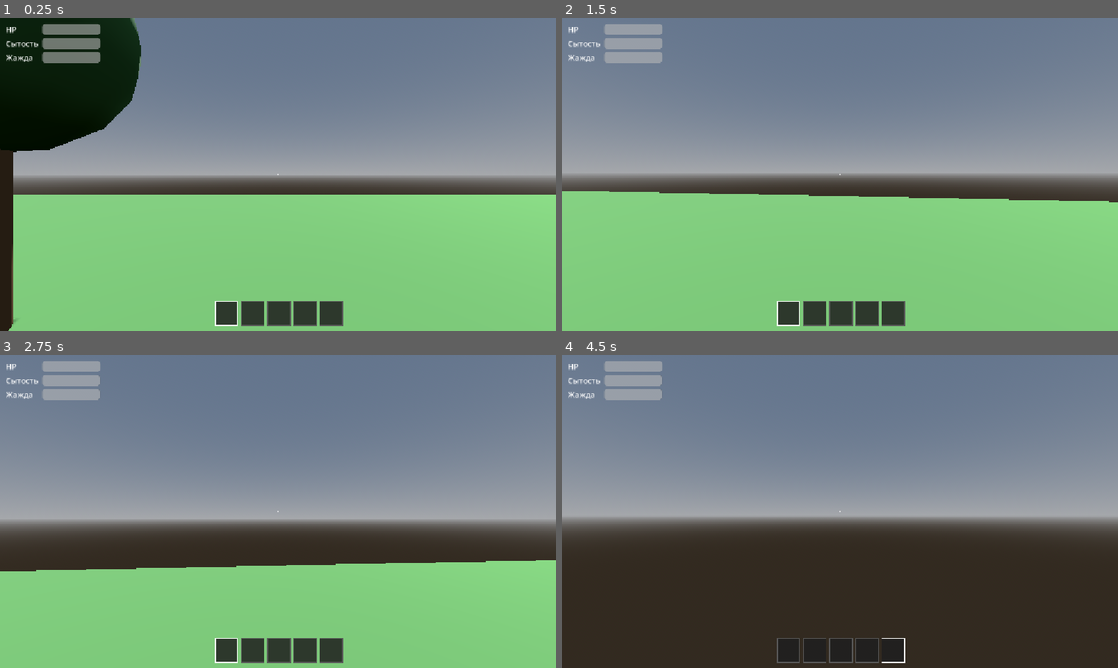
Above: before the commit, frames 1-4 (two rows, left to right).
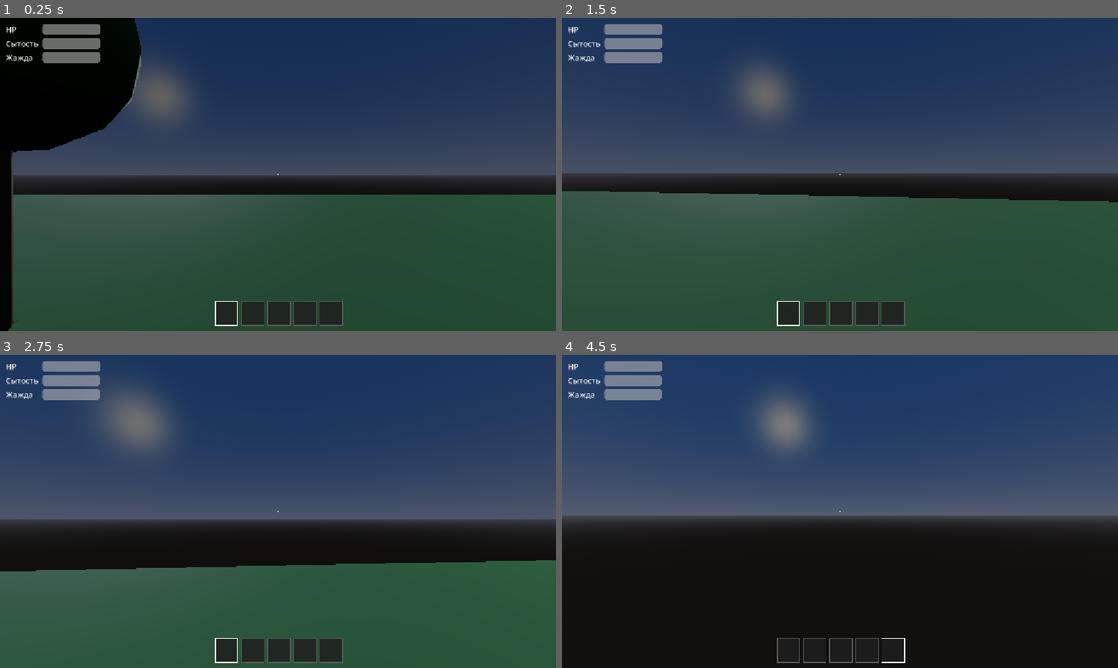
Above: after the commit, the same moments.

Repository: goverfar-tech/govno-igra
Game: Godot game, scene res://scenes/main/game.tscn
The game is run twice, just before and just after one commit, with the same random seed, the same clock (stepped at 60 frames per second) and the same inputs.
Inputs (mouse positions are in pixels of both pictures, inside the frame that each line leads up to):
- Up to frame 1 (0.25 s): no input
- Up to frame 2 (1.5 s): tap Enter (ui_accept) at 0.5 s; move the mouse to (867, 174) at 0.52 s; hold Ctrl (crouch) 0.53-1.28 s; hold W (move_forward) from 0.53 s (still down); click (867, 174) at 0.67 s; tap Space (jump) at 0.77 s; move the mouse to (812, 174) at 1.27 s; tap E (interact) at 1.35 s
- Up to frame 3 (2.75 s): keep holding W (move_forward); tap Space (jump) at 1.52 s; move the mouse to (289, 505) at 2.02 s; hold Shift (sprint) from 2.03 s (still down)
- Up to frame 4 (4.5 s): keep holding W (move_forward); move the mouse to (834, 517) at 2.77 s; release Shift (sprint) at 2.78 s; tap 1 at 2.85 s; click (834, 517) at 2.92 s; tap Space (jump) at 3.02, 3.77 s; move the mouse to (878, 514) at 3.52 s; tap 5 at 3.6 s; move the mouse to (795, 508) at 4.27 s; tap Ctrl (crouch) at 4.35 s

The runs differ from the first frame. In frame 1, 94% of the frame differs, in the area x 0-100%, y 0-100%; in frame 2, 98%; in frame 3, 98%; in frame 4, 98%.

Commit message:
feat(world): day/night cycle — rotating sun & moon, sky tinting, night toast, time_of_day_changed signal

Diff:
--- /dev/null
+++ b/scenes/world/day_night.tscn
@@ -0,0 +1,29 @@
+[gd_scene load_steps=5 format=3]
+
+[ext_resource type="Script" path="res://scripts/world/day_night.gd" id="1_daynight"]
+
+[sub_resource type="ProceduralSkyMaterial" id="sky_mat"]
+
+[sub_resource type="Sky" id="sky"]
+sky_material = SubResource("sky_mat")
+
+[sub_resource type="Environment" id="env"]
+background_mode = 2
+sky = SubResource("sky")
+ambient_light_source = 3
+
+[node name="DayNight" type="Node3D"]
+script = ExtResource("1_daynight")
+
+[node name="Sun" type="DirectionalLight3D" parent="."]
+transform = Transform3D(0.866, -0.433, 0.25, 0, 0.5, 0.866, -0.5, -0.75, 0.433, 0, 10, 0)
+shadow_enabled = true
+
+[node name="Moon" type="DirectionalLight3D" parent="."]
+transform = Transform3D(0.866, 0.433, -0.25, 0, 0.5, -0.866, -0.5, 0.75, -0.433, 0, 10, 0)
+shadow_enabled = false
+light_color = Color(0.55, 0.65, 0.9, 1)
+light_energy = 0.2
+
+[node name="WorldEnvironment" type="WorldEnvironment" parent="."]
+environment = SubResource("env")
--- a/scenes/world/world_prototype.tscn
+++ b/scenes/world/world_prototype.tscn
@@ -1,4 +1,6 @@
-[gd_scene load_steps=18 format=3]
+[gd_scene load_steps=16 format=3]
+
+[ext_resource type="PackedScene" path="res://scenes/world/day_night.tscn" id="1_daynight"]
 
 [ext_resource type="PackedScene" path="res://scenes/interaction/pickup_item.tscn" id="2_pickup"]
 
@@ -11,15 +13,6 @@
 [ext_resource type="Resource" path="res://resources/items/berry.tres" id="7_berry"]
 
 [ext_resource type="Resource" path="res://resources/items/flask.tres" id="8_flask"]
-
-[sub_resource type="ProceduralSkyMaterial" id="sky_mat"]
-
-[sub_resource type="Sky" id="sky"]
-sky_material = SubResource("sky_mat")
-
-[sub_resource type="Environment" id="env"]
-background_mode = 2
-sky = SubResource("sky")
 
 [sub_resource type="StandardMaterial3D" id="mat_grass"]
 albedo_color = Color(0.35, 0.55, 0.3, 1)
@@ -47,12 +40,7 @@
 
 [node name="WorldPrototype" type="Node3D"]
 
-[node name="WorldEnvironment" type="WorldEnvironment" parent="."]
-environment = SubResource("env")
-
-[node name="Sun" type="DirectionalLight3D" parent="."]
-transform = Transform3D(0.866, -0.433, 0.25, 0, 0.5, 0.866, -0.5, -0.75, 0.433, 0, 10, 0)
-shadow_enabled = true
+[node name="DayNight" parent="." instance=ExtResource("1_daynight")]
 
 [node name="Ground" type="CSGBox3D" parent="."]
 transform = Transform3D(1, 0, 0, 0, 1, 0, 0, 0, 1, 0, -0.5, 0)
--- a/scripts/autoload/signal_hub.gd
+++ b/scripts/autoload/signal_hub.gd
@@ -22,3 +22,6 @@
 
 ## Игрок погиб.
 signal player_died
+
+## Время суток изменилось (0..1: 0 — полночь, 0.25 — восход, 0.5 — полдень).
+signal time_of_day_changed(time: float)
--- /dev/null
+++ b/scripts/world/day_night.gd
@@ -0,0 +1,65 @@
+class_name DayNight
+extends Node3D
+## Цикл день/ночь: вращает солнце и луну, тонирует небо и свет от времени.
+## time: 0..1, где 0 — полночь, 0.25 — восход, 0.5 — полдень, 0.75 — закат.
+## Шлёт SignalHub.time_of_day_changed(time) каждый кадр.
+
+@export var day_length_sec := 300.0          # реальных секунд на игровые сутки
+@export var start_time := 0.30               # спаунимся утром
+
+@onready var sun: DirectionalLight3D = $Sun
+@onready var moon: DirectionalLight3D = $Moon
+@onready var world_env: WorldEnvironment = $WorldEnvironment
+
+var time := 0.3
+
+var _night_notified := false
+
+
+func _ready() -> void:
+	time = start_time
+	_update_lights()
+
+
+func _process(delta: float) -> void:
+	time = fmod(time + delta / day_length_sec, 1.0)
+	_update_lights()
+	SignalHub.time_of_day_changed.emit(time)
+
+	var is_night := time < 0.25 or time > 0.75
+	if is_night and not _night_notified:
+		_night_notified = true
+		SignalHub.notify.emit("Наступила ночь…")
+	elif not is_night:
+		_night_notified = false
+
+
+func _update_lights() -> void:
+	# Высота светила: -1 (надир) .. +1 (зенит); 0 — горизонт
+	var sun_elev := sin((time - 0.25) * TAU)
+	sun.rotation.x = -(time - 0.25) * TAU
+	moon.rotation.x = -(time - 0.75) * TAU
+	var moon_elev := -sun_elev
+
+	# Сумеречный фактор: сильнее ближе к горизонту
+	var dusk := clampf(1.0 - absf(sun_elev) * 4.0, 0.0, 1.0)
+	var day_f := clampf(sun_elev, 0.0, 1.0)
+
+	sun.visible = sun_elev > -0.05
+	sun.light_energy = day_f * 1.2
+	sun.light_color = Color(1, 1, 1).lerp(Color(1.0, 0.55, 0.25), dusk)
+
+	moon.visible = moon_elev > 0.0
+	moon.light_energy = clampf(moon_elev, 0.0, 1.0) * 0.25
+	moon.light_color = Color(0.55, 0.65, 0.9)
+
+	var sky_mat := world_env.environment.sky.sky_material as ProceduralSkyMaterial
+	if sky_mat:
+		sky_mat.sky_top_color = Color(0.02, 0.03, 0.09).lerp(Color(0.25, 0.5, 0.85), day_f)
+		sky_mat.sky_horizon_color = Color(0.05, 0.06, 0.12) \
+			.lerp(Color(0.75, 0.82, 0.92), day_f) \
+			.lerp(Color(1.0, 0.45, 0.2), dusk * day_f * 0.8)
+		sky_mat.ground_bottom_color = Color(0.01, 0.01, 0.02).lerp(Color(0.2, 0.18, 0.15), day_f)
+		sky_mat.ground_horizon_color = Color(0.05, 0.06, 0.12).lerp(Color(0.6, 0.6, 0.6), day_f)
+
+	world_env.environment.ambient_light_energy = lerpf(0.15, 1.0, day_f)
Not shown, added: scripts/world/day_night.gd.uid
Not shown, changed: MEMORY.md
